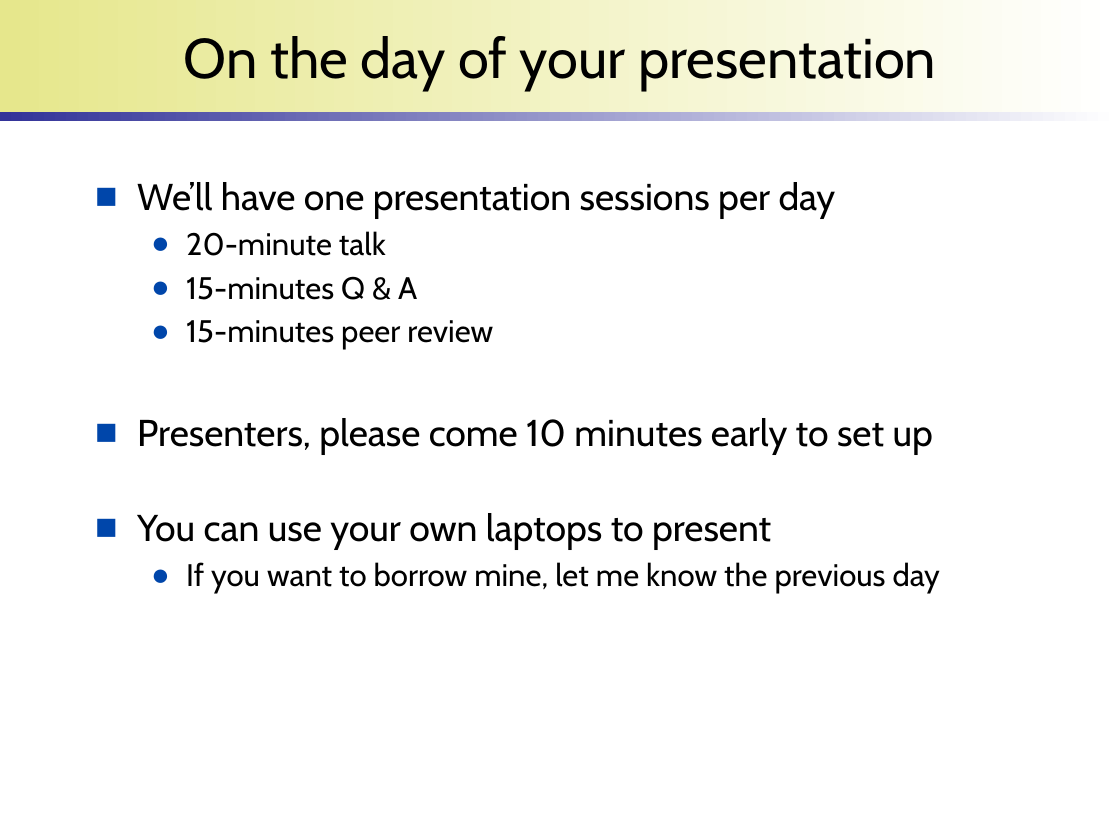
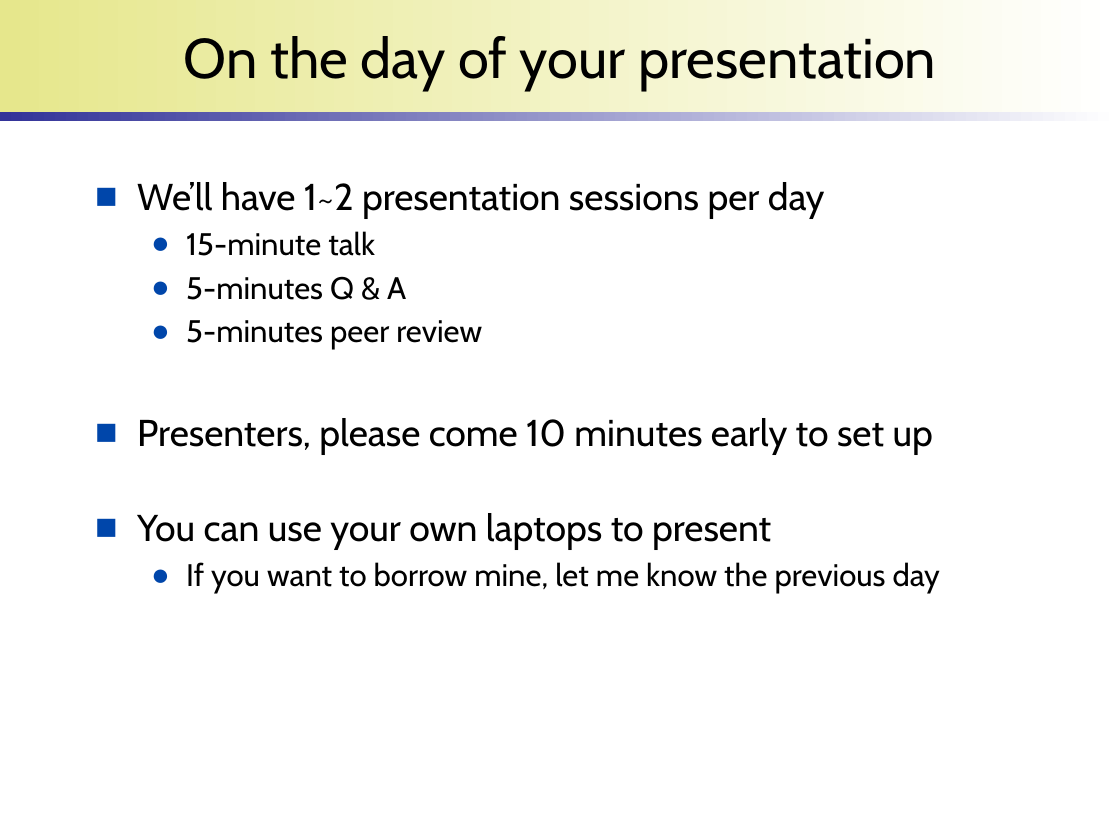
Before and after one commit to wonsunahn/Capstone_Spring2022, a slide deck: slide 9 of lectures/introduction-internship.pptx. Drawn at 1120x840 pixels with LibreOffice and Linux fonts; fonts in the diff are those of the drawing; background and template pictures are left out. Boxes give left, top, right and bottom in pixels: in the first picture for what was removed or moved away, otherwise in the second. Text is boxed around its words. In the diff, an @@ line names an element or a change of style, - is before the commit and + after.

```diff
--- a/lectures/introduction-internship.pptx
+++ b/lectures/introduction-internship.pptx
@@ text at (x1=137, y1=182, x2=825, y2=350): text changed @@
-■ We’ll have one presentation sessions per day
-  ● 20-minute talk
-  ● 15-minutes Q & A
-  ● 15-minutes peer review
+■ We’ll have 1~2 presentation sessions per day
+  ● 15-minute talk
+  ● 5-minutes Q & A
+  ● 5-minutes peer review
```
Also in this commit, not shown: 2 other slides changed, 1 other file.
